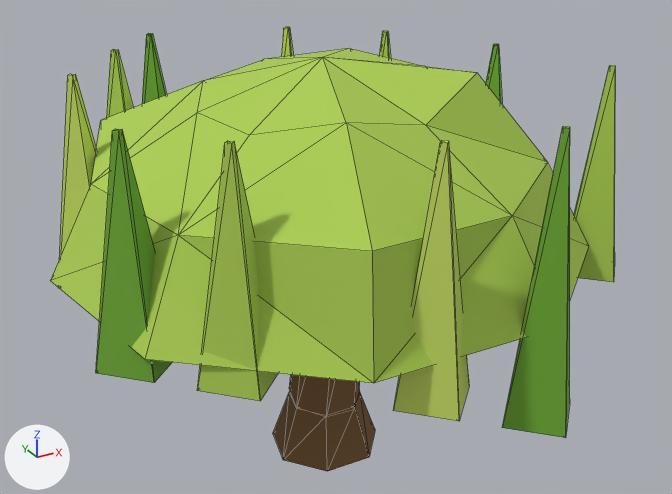
Renders of the glTF model game/assets/models/nature/tree_willow_3.glb from each side of a commit.
Rendered twice from a 50 mm camera at (-4.3, -8.1, 6.38) aimed at (0.22, 0.12, 2.27). Arrows for +X, +Y and +Z are at lower left; the lights stay in place. The picture after the commit comes second. Mesh edges are drawn as thin lines. Objects named as collision shapes, trigger or cutter boxes, shadow casters or lower levels of detail are left out. Where no turn or scale is listed for an object, it has been applied to the vertices. Vertices at exactly the same position are counted once.

In view in the first picture: 'tree_willow_3'.
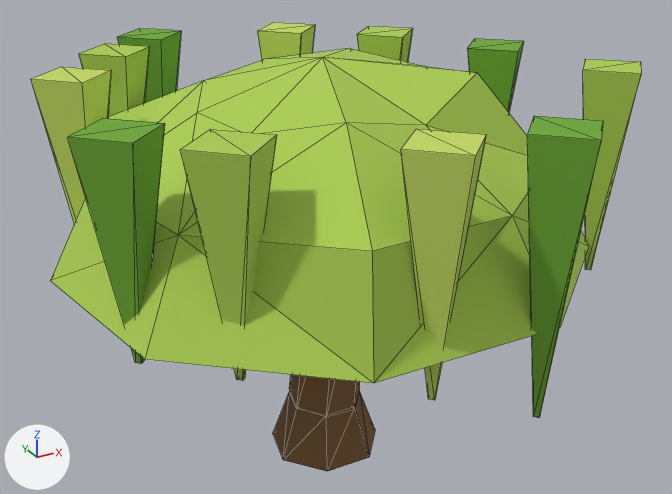
Diff of the bpy script that builds the scene:
```diff
--- a/game/assets/models/nature/tree_willow_3.glb.py
+++ b/game/assets/models/nature/tree_willow_3.glb.py
@@ me_tree_willow_3 @@
 me_tree_willow_3.from_pydata(...)  # 144 vertices, 225 faces; spans x -2.78..3.14, y -3.02..3.19, z -0.1..4.4
 # used by ob_tree_willow_3; location = (0.0, 0.0, 0.0)
+# me_tree_willow_3 part 1: 9 of the vertices in x -1.97..3.14, y -1.68..2.79, z 1.52..2.14 are moved by (-0.36, 0.0, 0.0)
+# me_tree_willow_3 part 2: 2 of the vertices in x 0.14..1.22, y -2.62..-2.46, z 1.49..1.93 are moved by (-0.36, 0.0, 0.0)
+# me_tree_willow_3 part 3: 10 of the vertices in x -2.36..2.37, y -2.66..2.75, z 4.25 are moved by (0.0, -0.36, 0.0)
+# me_tree_willow_3 part 4: 1 of the vertices in x 2.74, y -1.19, z 4.25 are moved by (0.0, -0.36, 0.0)
+# me_tree_willow_3 part 5: 7 of the vertices in x -2.2..2.74, y -1.11..2.83, z 4.25 are moved by (0.0, 0.36, 0.0)
+# me_tree_willow_3 part 6: 5 of the vertices in x -2.2..1.69, y 0.74..2.39, z 1.52..2.13 are moved by (0.0, 0.36, 0.0)
+# me_tree_willow_3 part 7: 4 of the vertices in x -2.36..0.83, y -3.02..-1.34, z 1.49..2.14 are moved by (0.0, 0.36, 0.0)
+# me_tree_willow_3 part 8: 4 of the vertices in x -2.36..0.83, y -2.58..-0.91, z 4.25 are moved by (0.0, 0.36, 0.0)
+# me_tree_willow_3 part 9: 2 of the vertices in x 2.37..2.74, y -1.54..-0.11, z 1.96..2.04 are moved by (0.0, 0.36, 0.0)
+# me_tree_willow_3 part 10: 7 of the vertices in x -2.76..0.43, y -2.62..2.79, z 1.49..2.14 are moved by (0.36, 0.0, 0.0)
+# me_tree_willow_3 part 11: 4 of the vertices in x 0.36..2.35, y -1.15..2.36, z 1.52..2.04 are moved by (0.36, 0.0, 0.0)
 me_tree_willow_3.materials.append(mat_m_7e5d3a)
```

Boxes [x1, y1, x2, y2] around the edits, measured in the pictures (672 x 494 px; the box of a moved part takes in the faces that stretch with it):
'tree_willow_3', reshaped (8% wider)
    before: [50, 27, 615, 471]
    after: [31, 22, 641, 471]
part 1 of me_tree_willow_3, moved or reshaped (not visible afterwards)
    before: [73, 34, 167, 153]
part 2 of me_tree_willow_3, moved or reshaped
    before: [449, 149, 570, 432]
    after: [435, 148, 484, 398]
part 3 of me_tree_willow_3, moved or reshaped
    before: [113, 31, 499, 131]
    after: [71, 25, 524, 143]
part 4 of me_tree_willow_3, moved or reshaped
    before: [575, 66, 615, 282]
    after: [583, 62, 641, 270]
part 5 of me_tree_willow_3, moved or reshaped
    before: [69, 27, 614, 213]
    after: [32, 22, 636, 83]
part 6 of me_tree_willow_3, moved or reshaped
    before: [60, 27, 391, 257]
    after: [31, 25, 413, 223]
part 7 of me_tree_willow_3, moved or reshaped
    before: [96, 129, 570, 438]
    after: [133, 123, 600, 418]
part 8 of me_tree_willow_3, moved or reshaped
    before: [114, 126, 570, 143]
    after: [68, 116, 603, 156]
part 9 of me_tree_willow_3, moved or reshaped
    before: [489, 45, 615, 262]
    after: [467, 43, 523, 112]
part 10 of me_tree_willow_3, moved or reshaped
    before: [60, 34, 569, 423]
    after: [67, 134, 601, 416]
part 11 of me_tree_willow_3, moved or reshaped (mostly hidden before)
    before: [281, 28, 605, 217]
    after: [257, 30, 403, 60]
